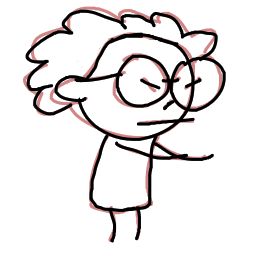
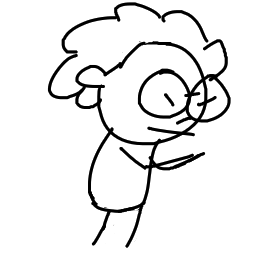
Layers edited between the first and the second 256×256 image:
hid "fight idle", opacity 100% → 43% over 23, 2, 231, 248
added layer "fight push" over 23, 2, 231, 248
